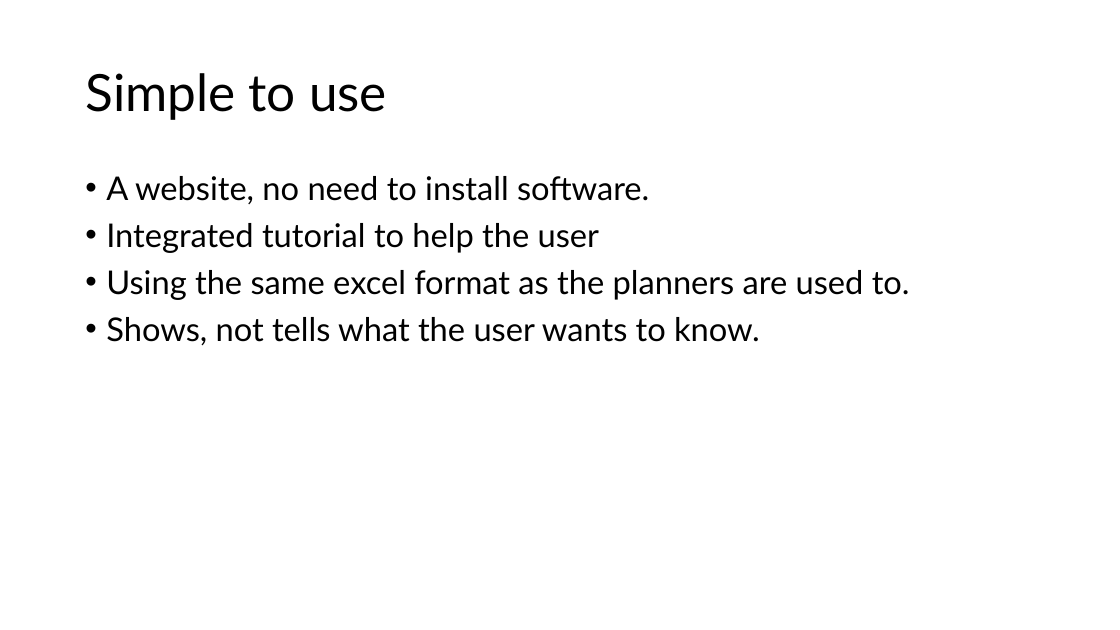
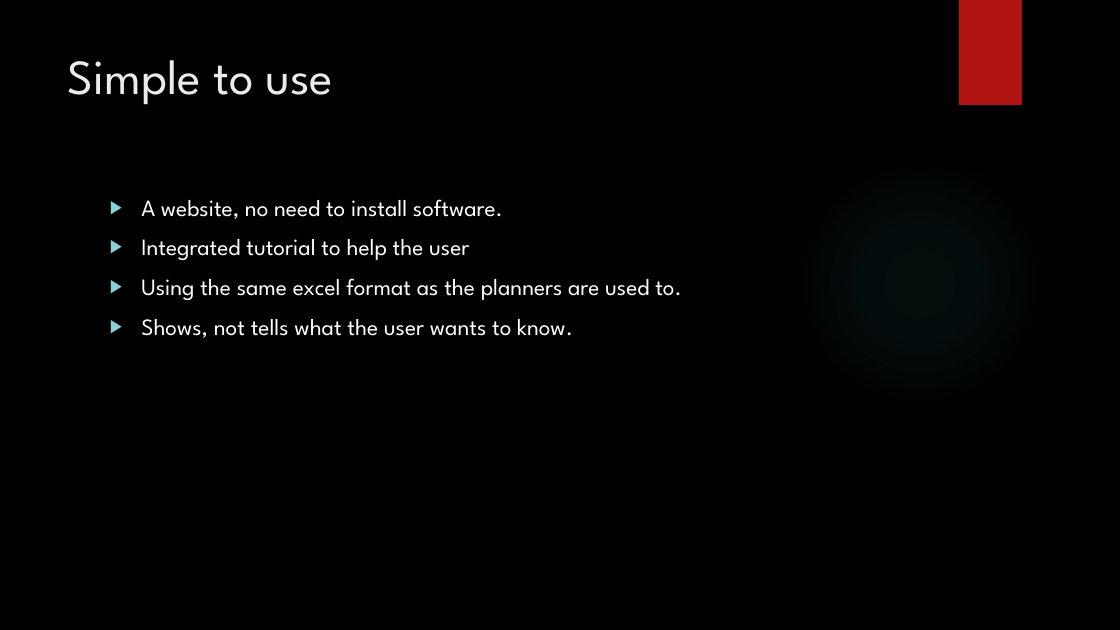
Before and after one commit to ginassadauskas/Project5Group1, a slide deck: slide 5 of Legal/StatementOfRequirementsV2.pptx. Drawn at 1120x630 pixels with LibreOffice and Linux fonts; fonts in the diff are those of the drawing; background and template pictures are left out. Boxes give left, top, right and bottom in pixels: in the first picture for what was removed or moved away, otherwise in the second. Text is boxed around its words. In the diff, an @@ line names an element or a change of style, - is before the commit and + after.

```diff
--- a/Legal/StatementOfRequirementsV2.pptx
+++ b/Legal/StatementOfRequirementsV2.pptx
@@ background #FFFFFF to picture (left out) @@
@@ rectangle added at bbox=[959, 0, 1022, 105], fill #B01513 @@
@@ title "Simple to use": place and size @@
-title "Simple to use" at bbox=[85, 73, 387, 120]
+title "Simple to use" at bbox=[68, 60, 334, 105]
@@ title "Simple to use" at bbox=[68, 60, 334, 105]: size 44 to 42 pt, font Lato to League Spartan, text colour #000000 to #EBEBEB; line spacing 0.9 to 1; vertical alignment middle to top @@
@@ ellipse added at bbox=[791, 154, 1049, 413], fill gradient #50B9C1 @@
@@ text "A website, no need to ...": place and size @@
-text "A website, no need to ..." at bbox=[106, 176, 910, 346]
+text "A website, no need to ..." at bbox=[141, 199, 682, 338]
@@ text "A website, no need to ..." at bbox=[141, 199, 682, 338]: size 28 to 20 pt, font Lato to League Spartan, text colour #000000 to #FFFFFF; bullet • to ▶; line spacing 0.9 to 1 @@
```
Also in this commit, not shown: 5 other slides changed, 4 other files.
